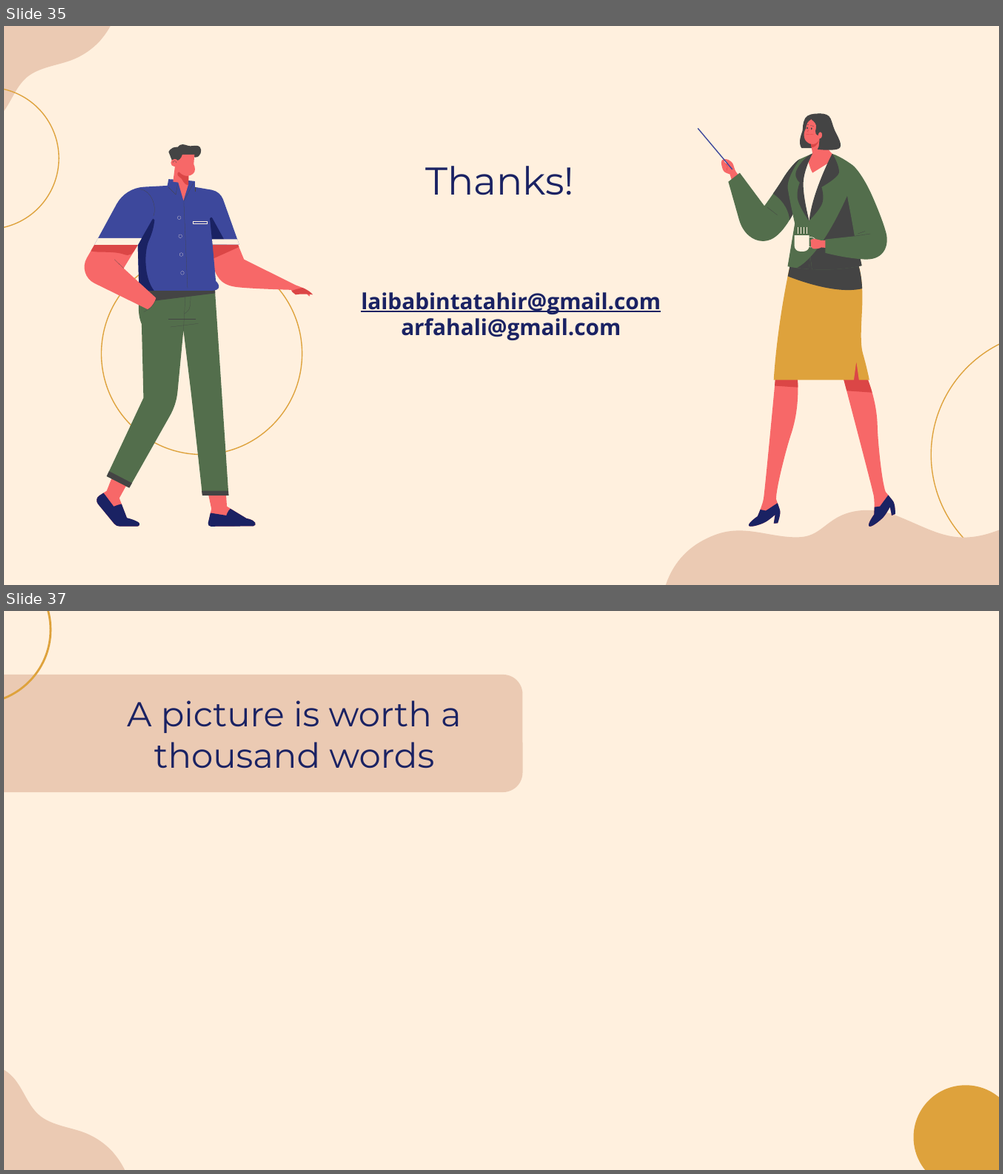
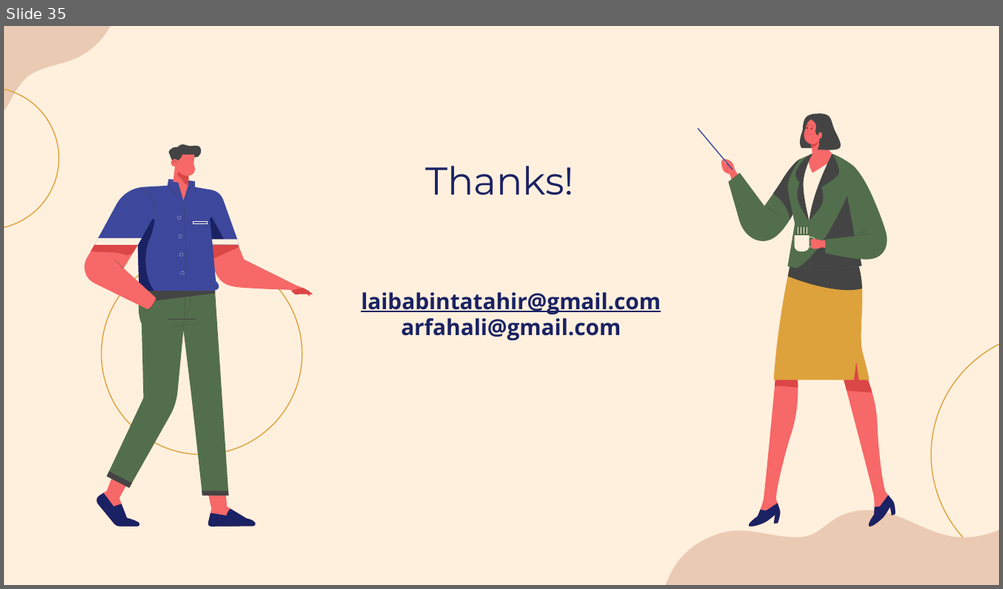
Before and after one commit to laibabintatahir/SRS-HMS, a slide deck: SRS_Presentation.pptx. Shown one above the other, each under a label of ours: slides 35 and 37 before the commit, slide 35 after it; the slides between them are not shown. The pictures are 1003x1174 and 1003x589 pixels, drawn with LibreOffice and Linux fonts; fonts in the diff are those of the drawing; background and template pictures are left out. Boxes give left, top, right and bottom in pixels: in the first picture for what was removed or moved away, otherwise in the second. Text is boxed around its words. In the diff, an @@ line names an element or a change of style, - is before the commit and + after.

```diff
--- a/SRS_Presentation.pptx
+++ b/SRS_Presentation.pptx
@@ slide 37 removed at <box>4,611,999,1170</box>, background picture (left out) @@
@@ freeform shape removed at <box>4,611,51,703</box> @@
@@ rounded rectangle removed at <box>4,675,522,792</box> @@
@@ title removed at <box>127,701,461,769</box> @@
-A picture is worth a thousand words
@@ freeform shape removed at <box>4,1027,151,1170</box> @@
@@ freeform shape removed at <box>908,1085,999,1170</box> @@
```
Also in this commit, not shown: 20 other slides removed.
